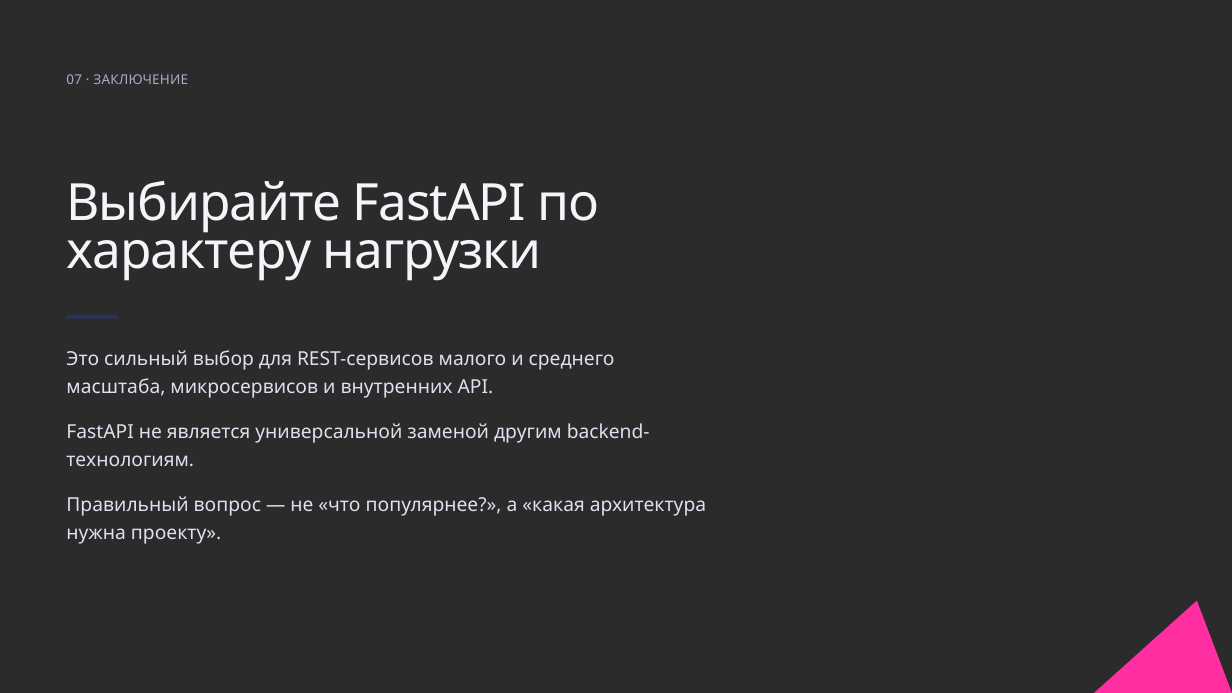
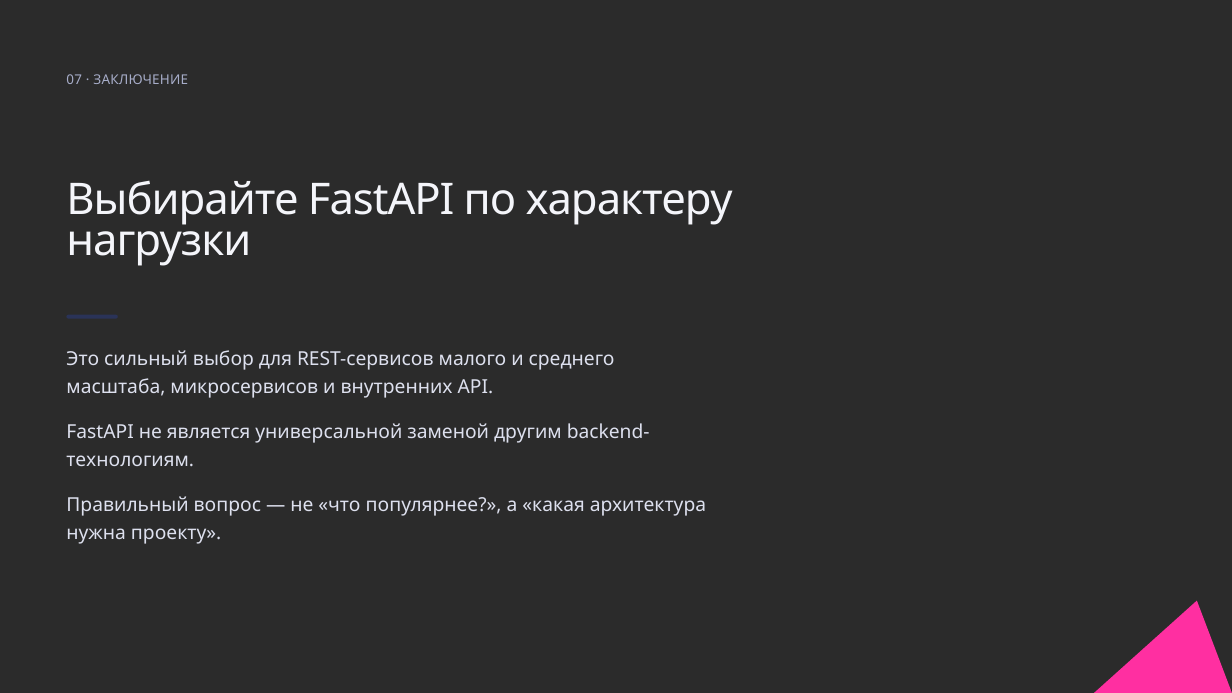
Before and after one commit to Hohrandrey/RTU-MIREA, a slide deck: slide 8 of 7 семестр/Системный анализ и управление организационно-техническими системами в атомной отрасли/доклады/4 доклад/Хохряков_АЮ_доклад.pptx. Drawn at 1232x693 pixels with LibreOffice and Linux fonts; fonts in the diff are those of the drawing; background and template pictures are left out; a plain dark background stands for a picture behind light text. Boxes give left, top, right and bottom in pixels: in the first picture for what was removed or moved away, otherwise in the second. Text is boxed around its words. In the diff, an @@ line names an element or a change of style, - is before the commit and + after.

```diff
--- a/7 семестр/Системный анализ и управление организационно-техническими системами в атомной отрасли/доклады/4 доклад/Хохряков_АЮ_доклад.pptx
+++ b/7 семестр/Системный анализ и управление организационно-техническими системами в атомной отрасли/доклады/4 доклад/Хохряков_АЮ_доклад.pptx
@@ text "Выбирайте FastAPI по характеру нагрузки" at [66,180,733,266]: size 40 to 34 pt @@
```
Also in this commit, not shown: 1 other file.
